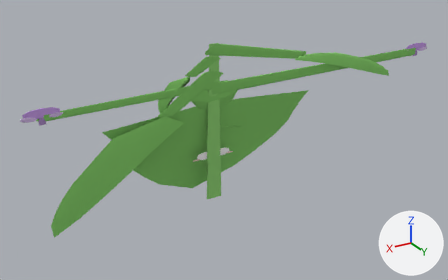
The glTF model web-forest/public/model/species/persicaria-chinensis.glb as it was, and as the next commit left it.
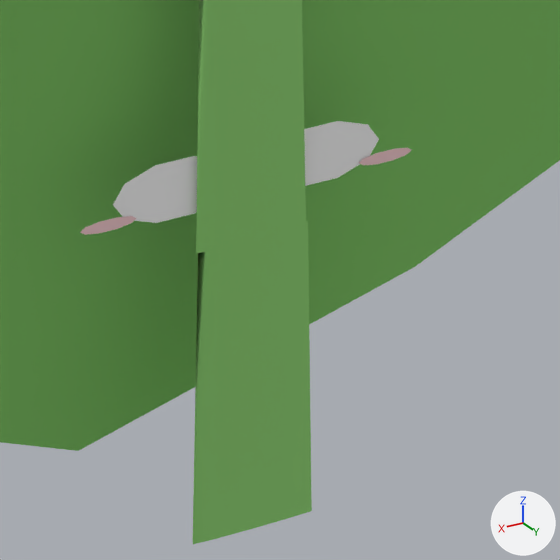
Each version is shown whole from a 50 mm camera at (0.933, 1.38, 0.854) aimed at (0.093, -0.02, 0.154), then close up on the part from 41% to 56% of the width and 47% to 72% of the height. The axes (+X, +Y, +Z) are drawn at lower right. The lights are the same throughout. The older version's two pictures come first. Where no turn or scale is listed for an object, it has been applied to the vertices. Vertices at exactly the same position are counted once.

Before the edit, the objects in view are built like this:
```python
me_mesh_0 = bpy.data.meshes.new('Mesh_0')
me_mesh_0.from_pydata(...)  # 294 vertices, 536 faces; spans x -0.066..0.066, y -0.003..0.001, z 0.0..0.45
me_mesh_0.materials.append(mat_flat)
me_mesh_1 = bpy.data.meshes.new('Mesh_1')
me_mesh_1.from_pydata(...)  # 49 vertices, 92 faces; spans x -0.334..0.312, y -0.05..0.001, z -0.301..0.026
me_mesh_1.materials.append(mat_flat)
ob_p0 = bpy.data.objects.new('p0', me_mesh_1)
ob_p0.location = (0.1478, 0.0161, 0.3208)
ob_stem = bpy.data.objects.new('stem', me_mesh_0)
ob_stem.location = (0.1478, 0.0161, 0.0)
```
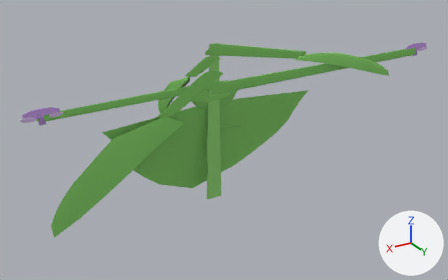
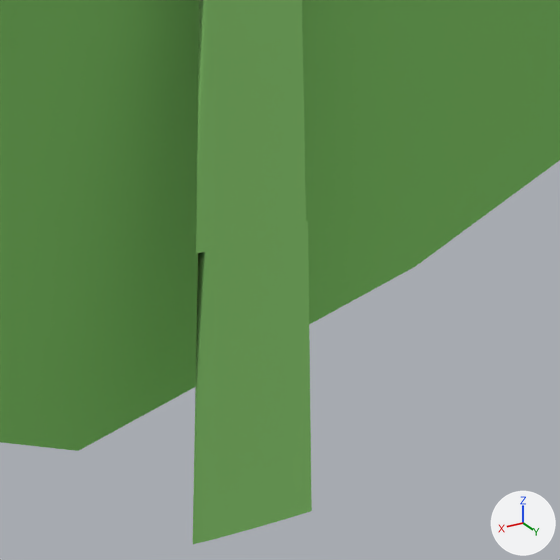
Pixel boxes (x1, y1, x2, y2) of what changed, in the close-ups (560 x 560 px; the box of a moved part takes in the faces that stretch with it):
'stem', reshaped: before (80, 0, 411, 544); after (193, 0, 312, 544)
part 1 of me_mesh_0, moved or reshaped (not visible afterwards): before (80, 121, 411, 235)
part 2 of me_mesh_0, recoloured: before (113, 156, 197, 223)

The change in detail:
me_mesh_0 is used by ob_stem; location (0.1478, 0.0161, 0.0).
me_mesh_0 had 294 vertices, 536 faces and spanned x -0.066..0.066, y -0.003..0.001, z 0.0..0.45.
me_mesh_0 now has 336 vertices, 616 faces and spans x -0.023..0.025, y -0.002..0.001, z 0.0..0.45.
Part 1, on me_mesh_0:
68 vertices are removed from x -0.055..0.063, y -0.003..-0.002, z 0.13..0.147.
276 faces are deleted.
146 vertices move from x -0.066..0.066, y -0.003..-0.002, z 0.126..0.148 to x -0.002..0.002, y -0.002..0.0, z 0.133..0.136.
28 vertices are added at x -0.001..0.002, y -0.002..0.0, z 0.134..0.137.
204 new faces join them.
me_mesh_0 part 2: 84 kept faces spanning x -0.002..0.002, y -0.002..0.0, z 0.133..0.136 get new vertex colours.
Other edits to the shape of me_mesh_0 do not show in these pictures.
